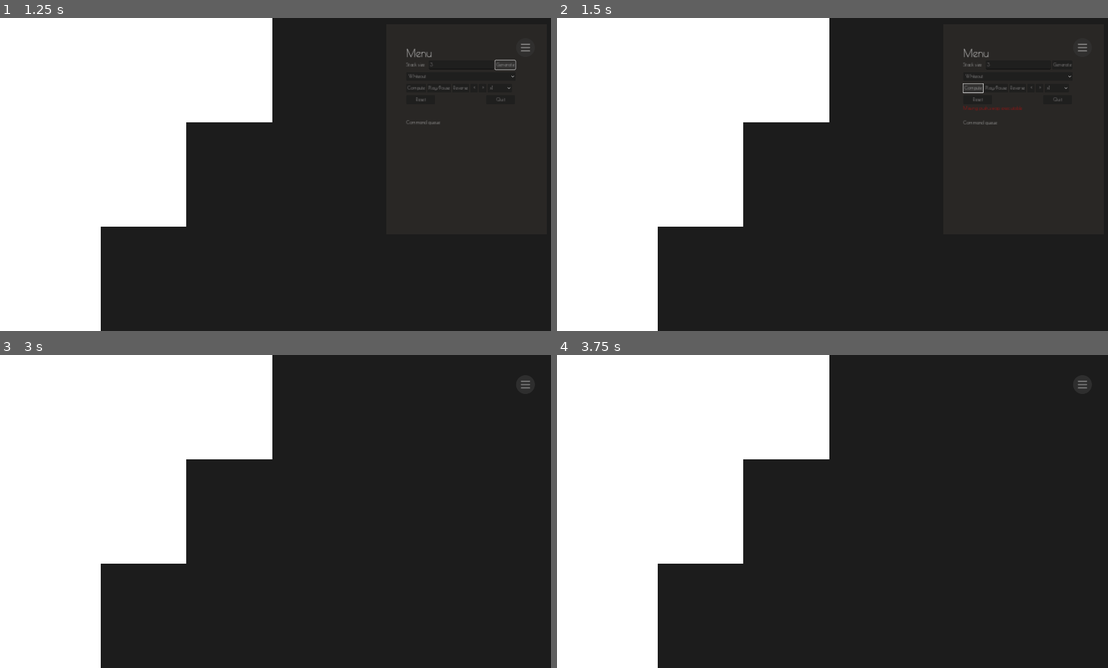
Above: before the commit, frames 1-4 (two rows, left to right).
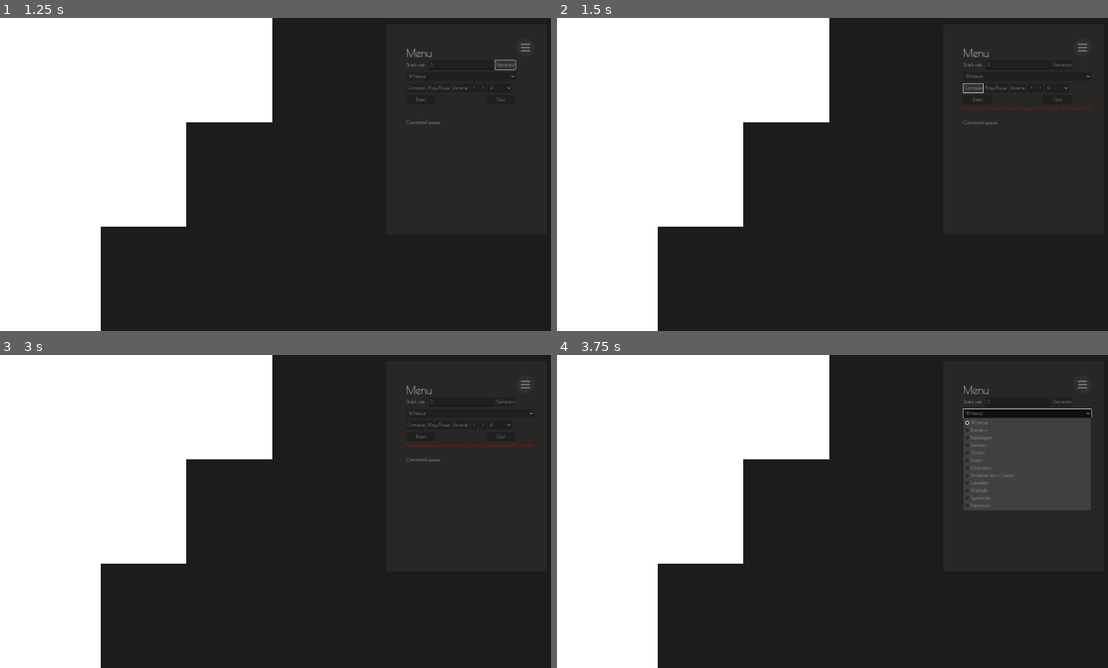
Above: after the commit, the same moments.

Repository: Niimphu/psv_src
Game: Godot game, scene res://Main.tscn
The game is run twice, just before and just after one commit, with the same random seed, the same clock (stepped at 60 frames per second) and the same inputs.
Inputs (mouse positions are in pixels of both pictures, inside the frame that each line leads up to):
- Up to frame 1 (1.25 s): click "Generate" at 0.5 s
- Up to frame 2 (1.5 s): click "Compute" at 1.25 s
- Up to frame 3 (3 s): click "Play/Pause" at 2 s; click (523, 383) at 2.75 s
- Up to frame 4 (3.75 s): click (1025, 414) at 3.5 s, where only the run after the commit has a clickable "Whiteout"

Frame 1 is identical in both runs. In frame 2, less than 0.1% of the frame differs, in the area x 80-97%, y 18-30%; in frame 3, 0.4%; in frame 4, 6.9%, in the area x 73-98%, y 9-50%.

Commit message:
added drag and drop for push_swap file input

Diff:
--- a/PushSwapVisualiser/Main.gd
+++ b/PushSwapVisualiser/Main.gd
@@ -23,11 +23,13 @@
 var colour_index = 0
 var time_step = 1000
 var time_left = time_step
+var push_swap = null
 
 
 func _ready():
 	fit_window_to_screen()
 	menu_button.modulate.a = 0.4
+	get_viewport().files_dropped.connect(on_files_dropped)
 
 
 func _physics_process(_delta):
@@ -104,34 +106,56 @@
 			b_bars[i].position.x = window_size.x / 2
 
 
+
+func on_files_dropped(files):
+	if files.size() < 1:
+		display.update_display("No file detected, please try again")
+	if not files[0].ends_with("push_swap"):
+		display.update_display("Invalid file: please drag your push_swap into this window")
+		return
+	push_swap = files[0]
+	clear_display()
+
+
+func clear_display():
+	display.update_display("")
+
+
+
 func _on_Compute_pressed():
-	var push_swap = "./compute.sh"
-	var ps_out: FileAccess
+	if stack_a.is_empty():
+		display.update_display("No values generated: please click 'Generate'")
+		return
+#
+#	var file_check = push_swap
+	if push_swap == null:
+		display.update_display("Missing push_swap: please drag your push_swap into this window")
+		return
+
 	var args = [values_as_string]
-
-	if stack_a.is_empty():
-		display.update_display("No values generated")
-		return
-
-	var file_check = FileAccess.file_exists(push_swap)
-	if !file_check:
-		display.update_display("Missing push_swap executable")
-		return
-
-	OS.execute(push_swap, args)
-	ps_out = FileAccess.open("ps_out", FileAccess.READ)
-	if !ps_out:
-		display.update_display("Error")
-		return
-	else:
-		var count = cmd_count(ps_out)
-		var counter = " steps"
-		if count == 1:
-			counter = " step"
-		display.update_display(str(count) + counter)
-	save_commands(ps_out)
-	DirAccess.remove_absolute(ps_out.get_path_absolute())
-	ps_out.close()
+	var out = []
+	OS.execute(push_swap, args, out)
+#	OS.execute("compute.sh", args, out)
+#	var ps_out: FileAccess.open("ps_out", FileAccess.READ)
+#	if !ps_out:
+#		display.update_display("Error")
+#		return
+#	else:
+#		var count = cmd_count(ps_out)
+#		var counter = " steps"
+#		if count == 1:
+#			counter = " step"
+#		display.update_display(str(count) + counter)
+	var count = out.size()
+	var counter = " steps"
+	if count == 1:
+		counter = " step"
+	display.update_display(str(count) + counter)
+
+#	save_commands(ps_out)
+	commands = out
+#	DirAccess.remove_absolute(ps_out.get_path_absolute())
+#	ps_out.close()
 
 	update_commands()
 	cmd_index = 0
@@ -212,7 +236,7 @@
 func _on_play_pause_pressed():
 	if is_loop_stopped:
 		is_loop_stopped = false
-		_on_menu_button_toggled(false)
+		menu_button.button_pressed = false
 	else:
 		is_loop_stopped = true
 
--- a/PushSwapVisualiser/Main.tscn
+++ b/PushSwapVisualiser/Main.tscn
@@ -205,6 +205,7 @@
 script = ExtResource("6_sy3gq")
 
 [node name="DisplayTimer" type="Timer" parent="Control/Menu/HBoxContainer2/HBoxContainer/MenuItems/VBoxContainer/Output"]
+wait_time = 5.0
 
 [node name="HSeparator3" type="HSeparator" parent="Control/Menu/HBoxContainer2/HBoxContainer/MenuItems/VBoxContainer"]
 layout_mode = 2
Not shown, changed: PushSwapVisualiser/export_presets.cfg
Not shown, changed: PushSwapVisualiser/compute.sh
